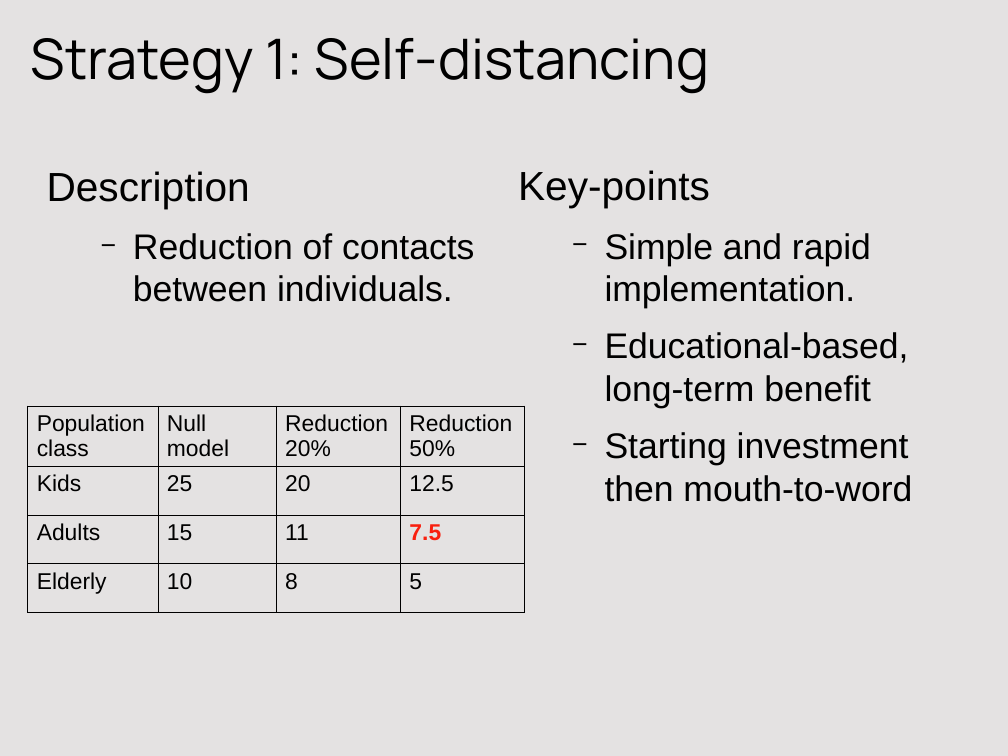
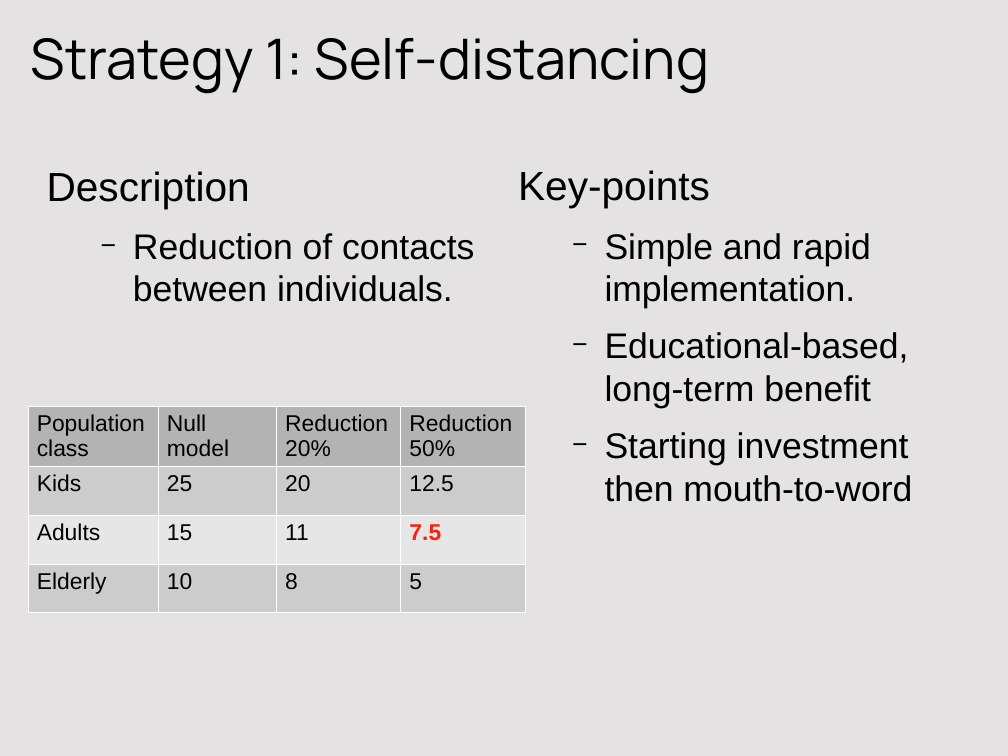
Before and after one commit to crowdfightcovid19/req-550-Syria, a slide deck: slide 32 of manuscripts/slides-20200716/20200716-syria_APG.odp. Drawn at 1008x756 pixels with LibreOffice and Linux fonts; fonts in the diff are those of the drawing. Boxes give left, top, right and bottom in pixels: in the first picture for what was removed or moved away, otherwise in the second. Text is boxed around its words. In the diff, an @@ line names an element or a change of style, - is before the commit and + after.

```diff
--- a/manuscripts/slides-20200716/20200716-syria_APG.odp
+++ b/manuscripts/slides-20200716/20200716-syria_APG.odp
@@ table at (x1=27, y1=406, x2=524, y2=613) @@
@@ fill none to #B3B3B3 in row 1 @@
@@ fill none to #CCCCCC in 8 cells @@
@@ fill none to #E6E6E6 in row 3 @@
@@ borders changed @@
```
Also in this commit, not shown: 13 other slides changed, 1 slide removed, 1 other file.
